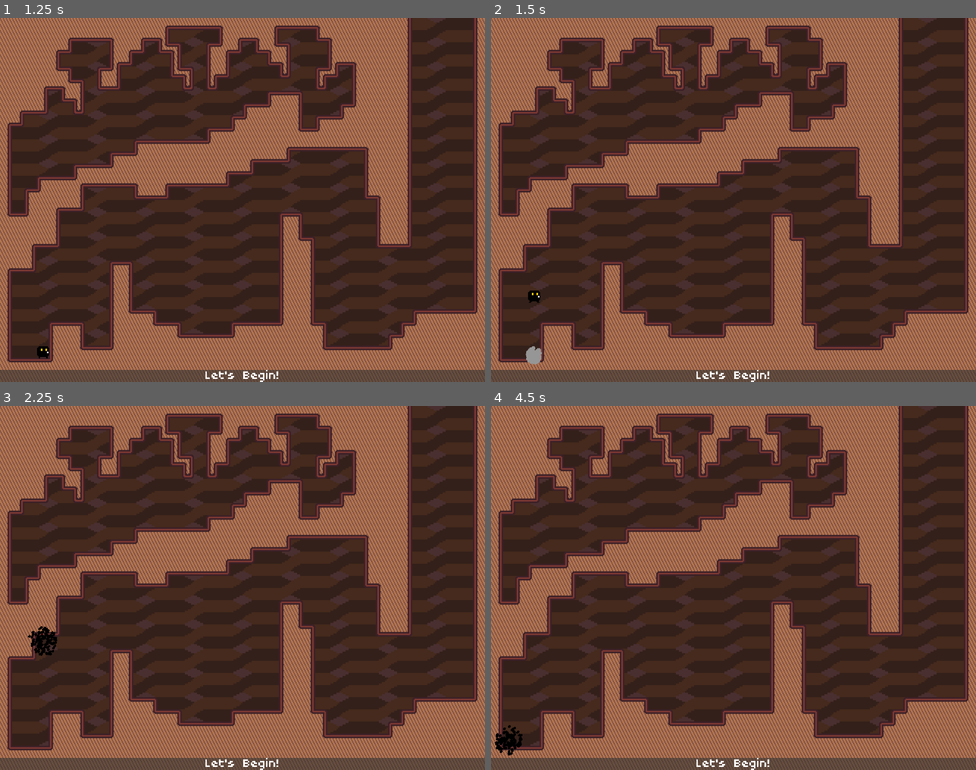
Above: before the commit, frames 1-4 (two rows, left to right).
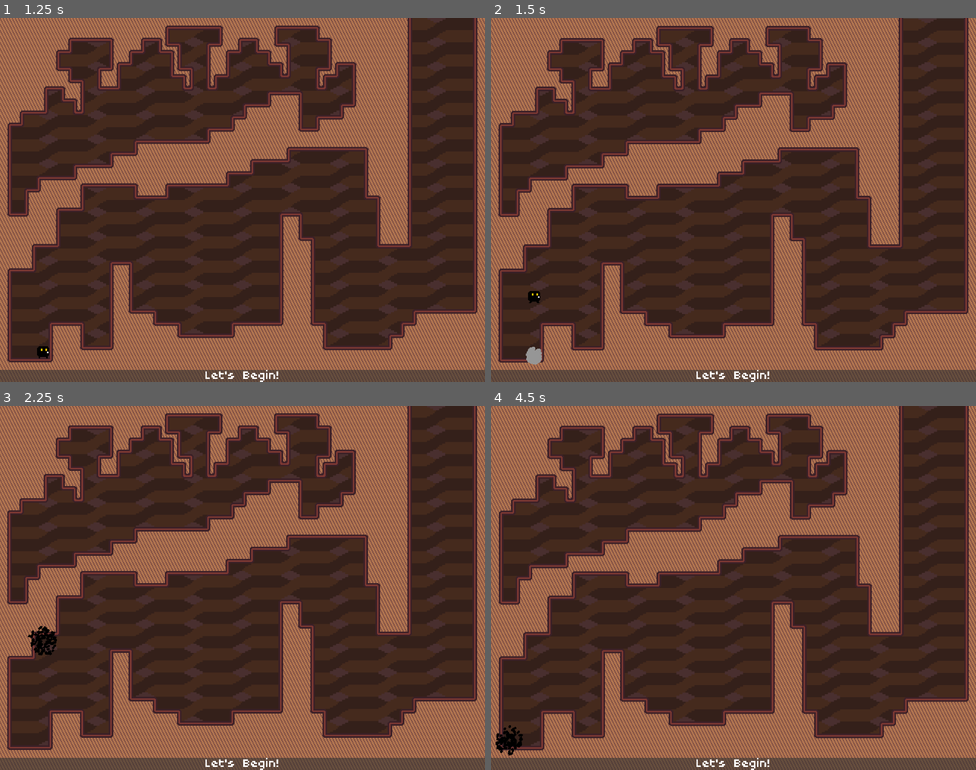
Above: after the commit, the same moments.

Repository: Team-Bunglon/phantom-striker
Game: Godot game, scene res://menu/title.tscn
The game is run twice, just before and just after one commit, with the same random seed, the same clock (stepped at 60 frames per second) and the same inputs.
Inputs:
- Up to frame 1 (1.25 s): tap Space (start_game) at 0.5 s; hold D (move_right) from 0.53 s (still down); hold S (crouch) from 0.53 s (still down); tap W (jump) at 0.77 s
- Up to frame 2 (1.5 s): tap Space (start_game) at 1.25, 1.35 s; release D (move_right) at 1.28 s; release S (crouch) at 1.28 s; hold K (strike_down) from 1.28 s (still down)
- Up to frame 3 (2.25 s): tap W (jump) at 1.52 s; tap R (restart) at 2 s; release K (strike_down) at 2.03 s; hold D (move_right) from 2.03 s (still down); hold S (crouch) from 2.03 s (still down)
- Up to frame 4 (4.5 s): tap Space (start_game) at 2.75, 2.85, 4.35 s; release D (move_right) at 2.78 s; release S (crouch) at 2.78 s; hold I (strike_up) 2.78-3.53 s; tap W (jump) at 3.02, 3.77 s; hold S (crouch) 3.53-4.28 s; hold A (move_left) from 3.53 s (still down); tap R (restart) at 4.25 s

Frame 1 is identical in both runs. In frame 2, 7.3% of the frame differs, in the area x 0-100%, y 0-97%; in frame 3, 14%, in the area x 0-100%, y 0-100%; in frame 4, 12%.
Error before the commit: Invalid operands 'float' and 'Vector2' in operator '+'. (res://objects/player.gd:148)
Error after the commit: Invalid operands 'float' and 'Vector2' in operator '+'. (res://objects/player.gd:150)

Commit message:
Fix launching bug and rename wall buffer frame

Diff:
--- a/objects/player.gd
+++ b/objects/player.gd
@@ -3,7 +3,7 @@
 
 @export var strike_particle_length: float = 48	## The length of the strike particle emission spawner. Does NOT affect the target position of any directional RayCast2D.
 @export var looking_left: bool = false			## The character will look left at the start of the level.
-@export var camera_shake: bool = false			## Allow camera shaking upon striking impact or death.
+@export var camera_shake: bool = true			## Allow camera shaking upon striking impact or death.
 @export var strikable_tiles: Array = ["TileMap", "SpikeMap"]  ## The tilemap name that the strike raycast will detect upon.
 
 @export_category("Max Statistic")			## The maximum state the player can reach
@@ -30,7 +30,7 @@
 @export_category("Frames Timers")		 ## The timers in frame count (in 60FPS). Please use (and create if needed) a timer node for timer in seconds.
 @export var jump_buffer_frame:	int = 8	 ## Let the character perform a jump as soon as he touches the floor if the jump button is pressed before reaching it while within the frame duration.
 @export var coyote_frame:		int = 5  ## Let the character jump after walking off the platform's edge within the frame duration.
-@export var wall_frame:			int = 4  ## Let the character to maintain his horizontal launch momentum when he hits a wall within the frame duration.
+@export var wall_buffer_frame:	int = 4  ## Let the character to maintain his horizontal launch momentum when he hits a wall within the frame duration.
 @export var strike_delay_frame:	int = 1	 ## Input delay for launch action. This is done to correctly register diagonal launch action.
 @export var move_delay_frame:	int = 10 ## Prevent the character from manually moving though the X axis after gaining horizontal launch within the frame duration.
 
@@ -39,7 +39,7 @@
 var launch_x_direction: float = 1.0  # The direction of the launch.
 var jump_buffer_count:	int = 0
 var coyote_count:		int = coyote_frame
-var wall_count:			int = wall_frame
+var wall_buffer_count:			int = wall_buffer_frame
 var strike_delay_count: int = strike_delay_frame
 var move_delay_count:	int = 0
 var on_strike_delay:	bool = false	# Boolean for $StrikeDelayTimer, or when the character can perform the next strike.
@@ -111,6 +111,7 @@
 ## Horizontal Movement
 func move():
 	var direction = Input.get_axis("move_left", "move_right") if can_move else 0.0
+	print("launch speed: " + str(launch_x))
 	if not is_on_floor() and direction != launch_x_direction:
 		launch_x = move_toward(launch_x, 0, air_friction)
 	elif is_on_floor():
@@ -125,6 +126,7 @@
 				velocity.x = max(launch_x_move, direction_move) if direction > 0 else min(launch_x_move, direction_move)
 				# If the launch speed is smaller thn the default movement speed, just set the launch speed to 0 altogether.
 				# Hopefully, this fixes the occasional "sticky" movement issue
+				wall_buffer_countdown()
 				if velocity.x == direction_move:
 					launch_x = 0.0
 			# The character moves against the launch direction.
@@ -138,7 +140,7 @@
 	else:
 		if launch_x > 0.0:
 			velocity.x = launch_x_move
-			wall_countdown()
+			wall_buffer_countdown()
 		else:
 			velocity.x = move_toward(velocity.x, 0, floor_friction)
 	player_state(int(direction))
@@ -246,15 +248,15 @@
 		if coyote_count > 0:
 			coyote_count -= 1
 
-func wall_countdown():
+func wall_buffer_countdown():
 	if is_on_wall():
-		if wall_count > 0:
-			wall_count -= 1
-		elif wall_count <= 0:
+		if wall_buffer_count > 0:
+			wall_buffer_count -= 1
+		elif wall_buffer_count <= 0:
 			launch_x = 0
-			wall_count = wall_frame
+			wall_buffer_count = wall_buffer_frame
 	elif not is_on_wall():
-		wall_count = wall_frame
+		wall_buffer_count = wall_buffer_frame
 
 func move_delay_countdown():
 	if move_delay_count > 0:
